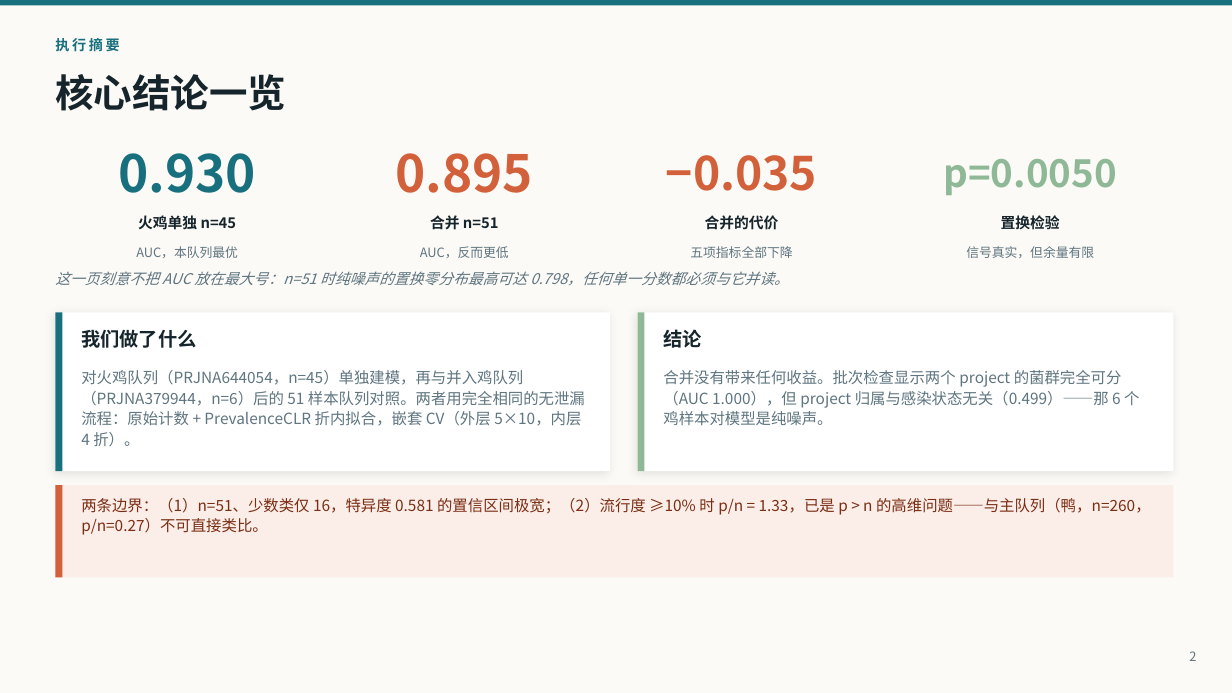
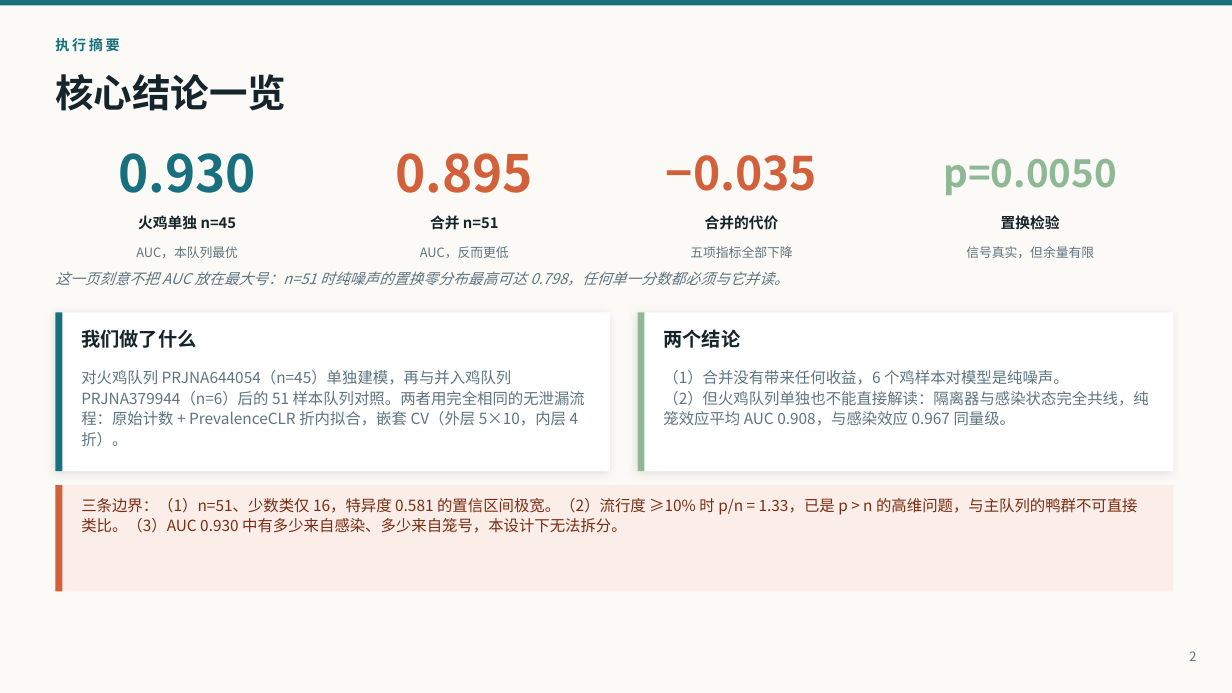
Before and after one commit to pengsihua2023/Christina-machine-learning-project, a slide deck: slide 2 of slides/Poultry_Cohort_Results_ZH.pptx. Drawn at 1232x693 pixels with LibreOffice and Linux fonts; fonts in the diff are those of the drawing. Boxes give left, top, right and bottom in pixels: in the first picture for what was removed or moved away, otherwise in the second. Text is boxed around its words. In the diff, an @@ line names an element or a change of style, - is before the commit and + after.

```diff
--- a/slides/Poultry_Cohort_Results_ZH.pptx
+++ b/slides/Poultry_Cohort_Results_ZH.pptx
@@ text at (x1=663, y1=329, x2=740, y2=348): text changed @@
-结论
+两个结论
@@ text at (x1=81, y1=370, x2=585, y2=446): text changed @@
-对火鸡队列（PRJNA644054，n=45）单独建模，再与并入鸡队列（PRJNA379944，n=6）后的 51 样本队列对照。两者用完全相同的无泄漏流程：原始计数 + PrevalenceCLR 折内拟合，嵌套 CV（外层 5×10，内层 4 折）。
+对火鸡队列 PRJNA644054（n=45）单独建模，再与并入鸡队列 PRJNA379944（n=6）后的 51 样本队列对照。两者用完全相同的无泄漏流程：原始计数 + PrevalenceCLR 折内拟合，嵌套 CV（外层 5×10，内层 4 折）。
@@ text at (x1=663, y1=370, x2=1148, y2=426): text changed @@
-合并没有带来任何收益。批次检查显示两个 project 的菌群完全可分（AUC 1.000），但 project 归属与感染状态无关（0.499）——那 6 个鸡样本对模型是纯噪声。
+（1）合并没有带来任何收益，6 个鸡样本对模型是纯噪声。
+（2）但火鸡队列单独也不能直接解读：隔离器与感染状态完全共线，纯笼效应平均 AUC 0.908，与感染效应 0.967 同量级。
@@ rectangle resized from (x1=55, y1=485, x2=1174, y2=578) to (x1=55, y1=485, x2=1174, y2=592) @@
@@ rectangle resized from (x1=55, y1=485, x2=62, y2=578) to (x1=55, y1=485, x2=62, y2=592) @@
@@ text at (x1=81, y1=498, x2=1138, y2=533): text changed @@
-两条边界：（1）n=51、少数类仅 16，特异度 0.581 的置信区间极宽；（2）流行度 ≥10% 时 p/n = 1.33，已是 p > n 的高维问题——与主队列（鸭，n=260，p/n=0.27）不可直接类比。
+三条边界：（1）n=51、少数类仅 16，特异度 0.581 的置信区间极宽。（2）流行度 ≥10% 时 p/n = 1.33，已是 p > n 的高维问题，与主队列的鸭群不可直接类比。（3）AUC 0.930 中有多少来自感染、多少来自笼号，本设计下无法拆分。
```
Also in this commit, not shown: 4 other slides changed, 4 slides added, 2 other files.
